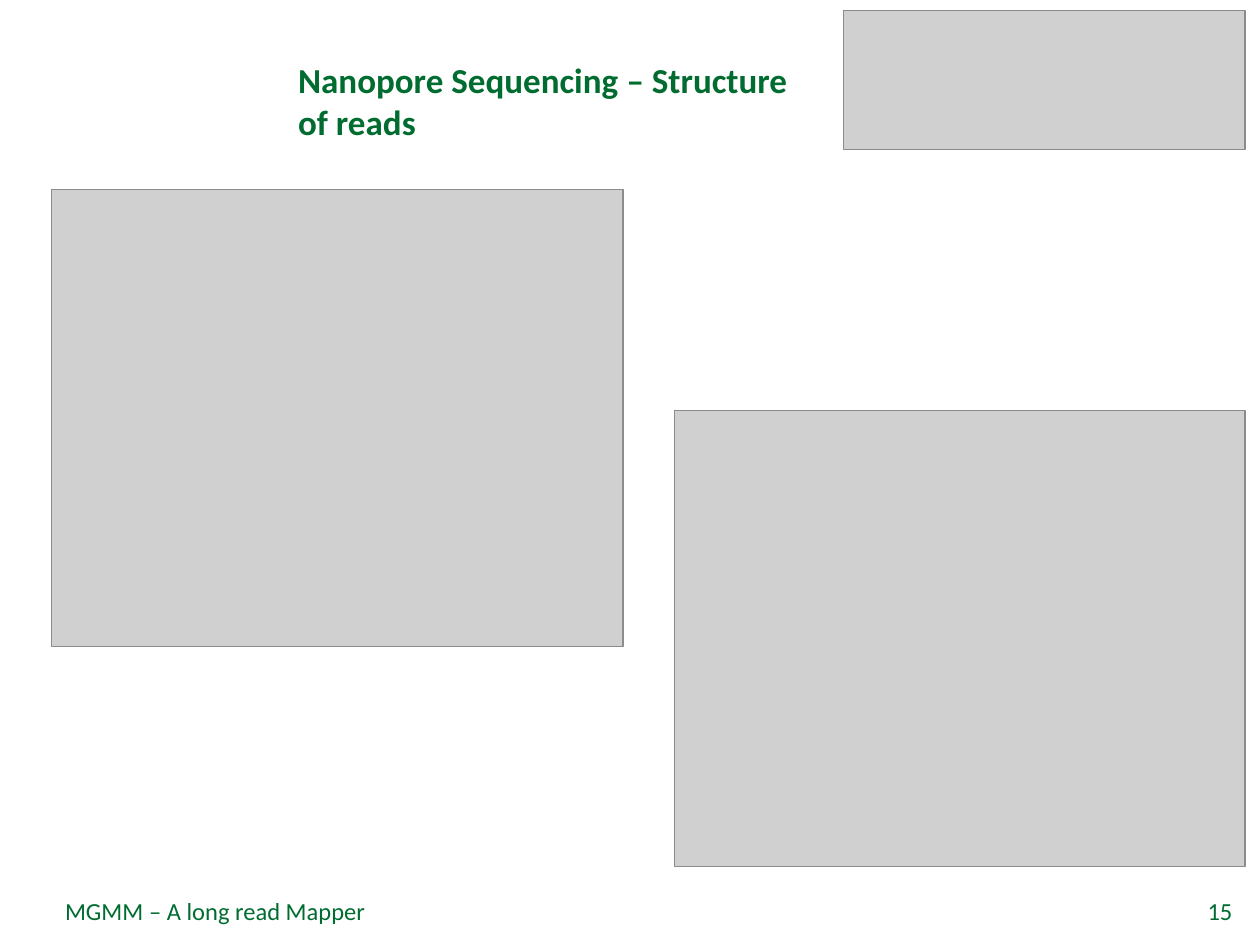
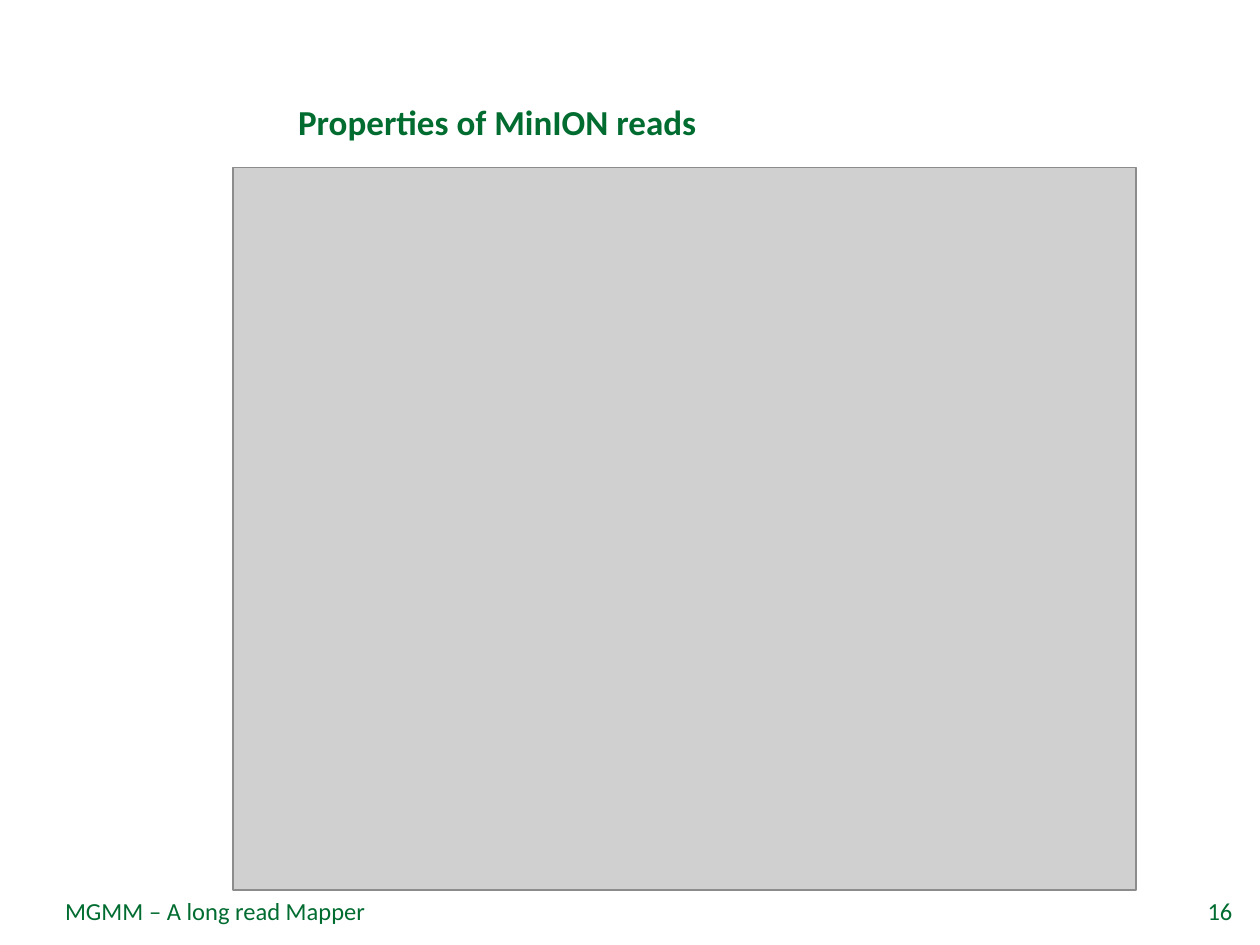
Before and after one commit to rfechtner/minions, a slide deck: slide 16 of Präsentation.pptx (slide 15 before the commit). Drawn at 1260x945 pixels with LibreOffice and Linux fonts; fonts in the diff are those of the drawing; grey boxes stand for pictures; background and template pictures are left out. Boxes give left, top, right and bottom in pixels: in the first picture for what was removed or moved away, otherwise in the second. Text is boxed around its words. In the diff, an @@ line names an element or a change of style, - is before the commit and + after.

```diff
--- a/Präsentation.pptx
+++ b/Präsentation.pptx
@@ picture removed at [843, 10, 1245, 150] @@
@@ title at [298, 110, 696, 141]: text changed @@
-Nanopore Sequencing – Structure of reads
+Properties of MinION reads
@@ picture: place and size @@
-picture at [52, 190, 624, 648]
+picture at [233, 168, 1137, 890]
@@ picture removed at [674, 411, 1245, 867] @@
@@ page number at [1208, 903, 1233, 920]: text changed @@
-15
+16
```
Also in this commit, not shown: 7 other slides changed, 15 slides added, 1 other file.
